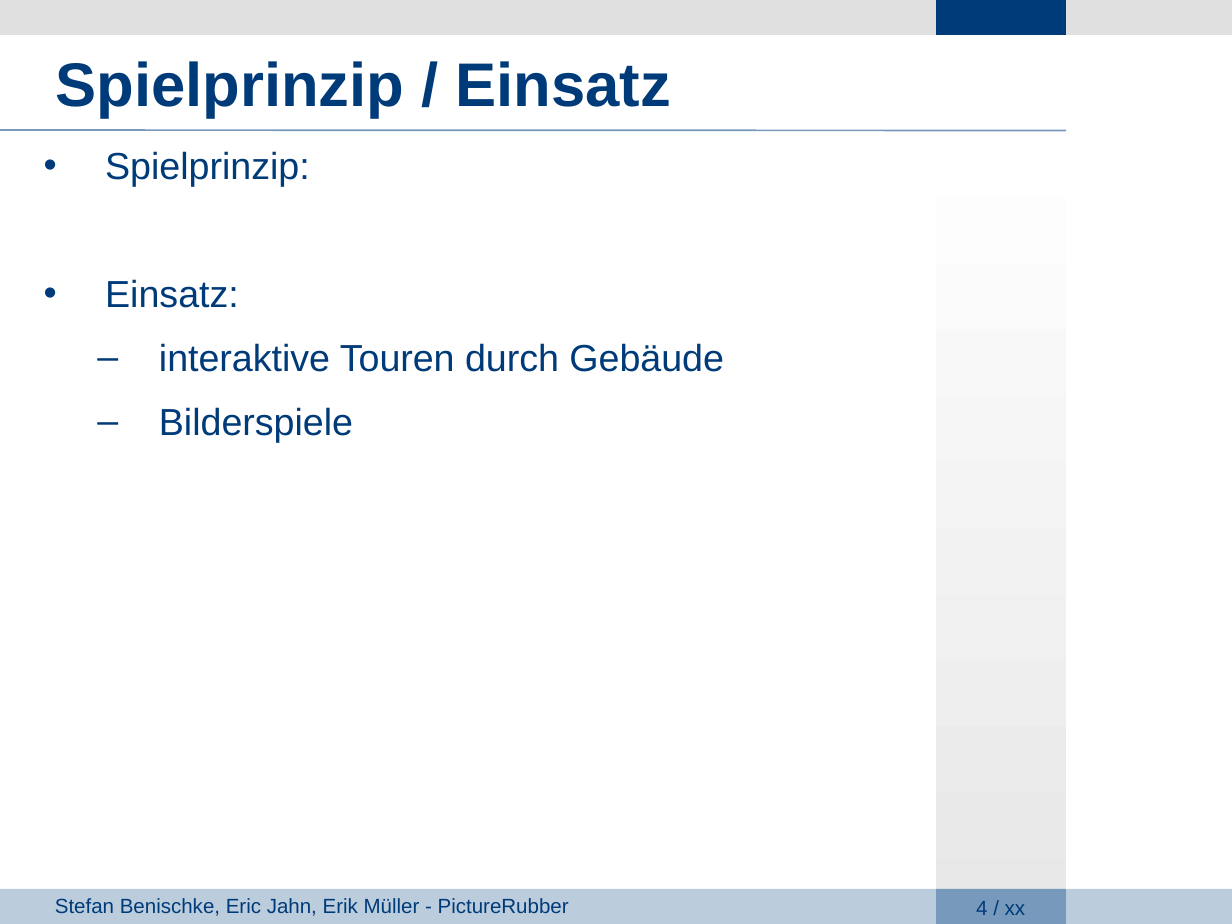
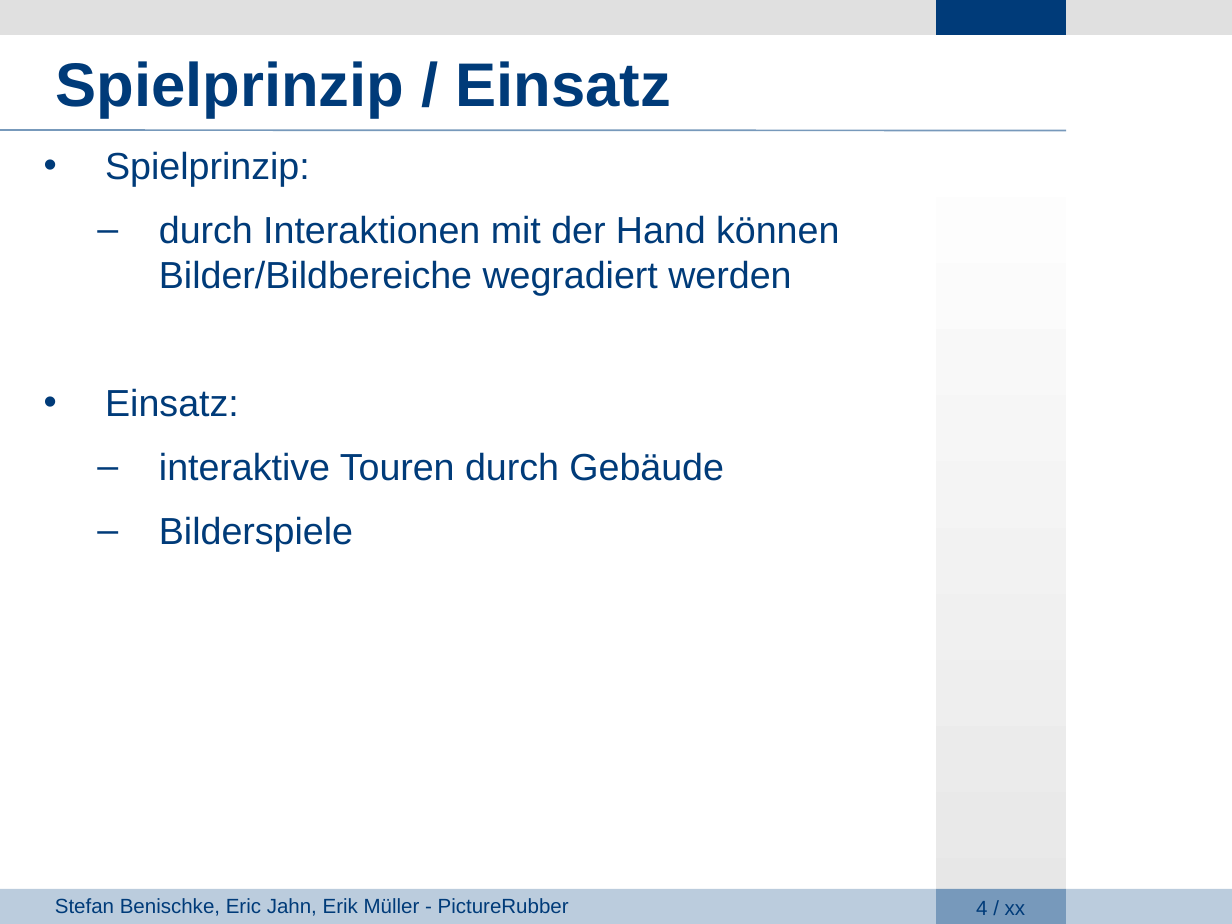
Before and after one commit to giuliarouge/picturerubber, a slide deck: slide 4 of Präsentation.ppt. Drawn at 1232x924 pixels with LibreOffice and Linux fonts; fonts in the diff are those of the drawing; background and template pictures are left out. Boxes give left, top, right and bottom in pixels: in the first picture for what was removed or moved away, otherwise in the second. Text is boxed around its words. In the diff, an @@ line names an element or a change of style, - is before the commit and + after.

```diff
--- a/Präsentation.ppt
+++ b/Präsentation.ppt
@@ text at (159,215,839,296): paragraph added @@
+  – durch Interaktionen mit der Hand können
+    Bilder/Bildbereiche wegradiert werden
```
Also in this commit, not shown: 5 other slides changed, 1 slide added, 1 slide removed, 1 other file.
